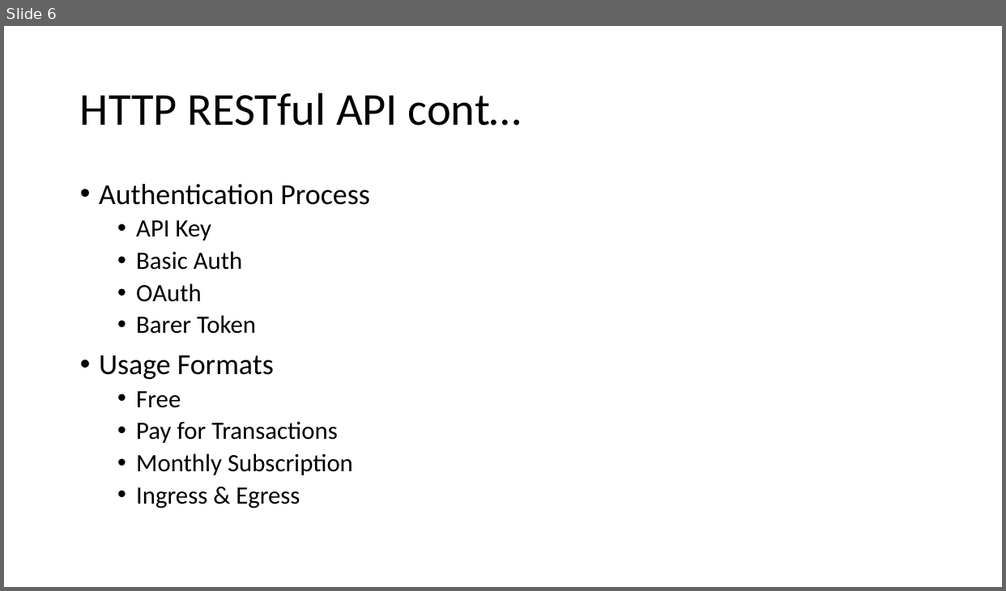
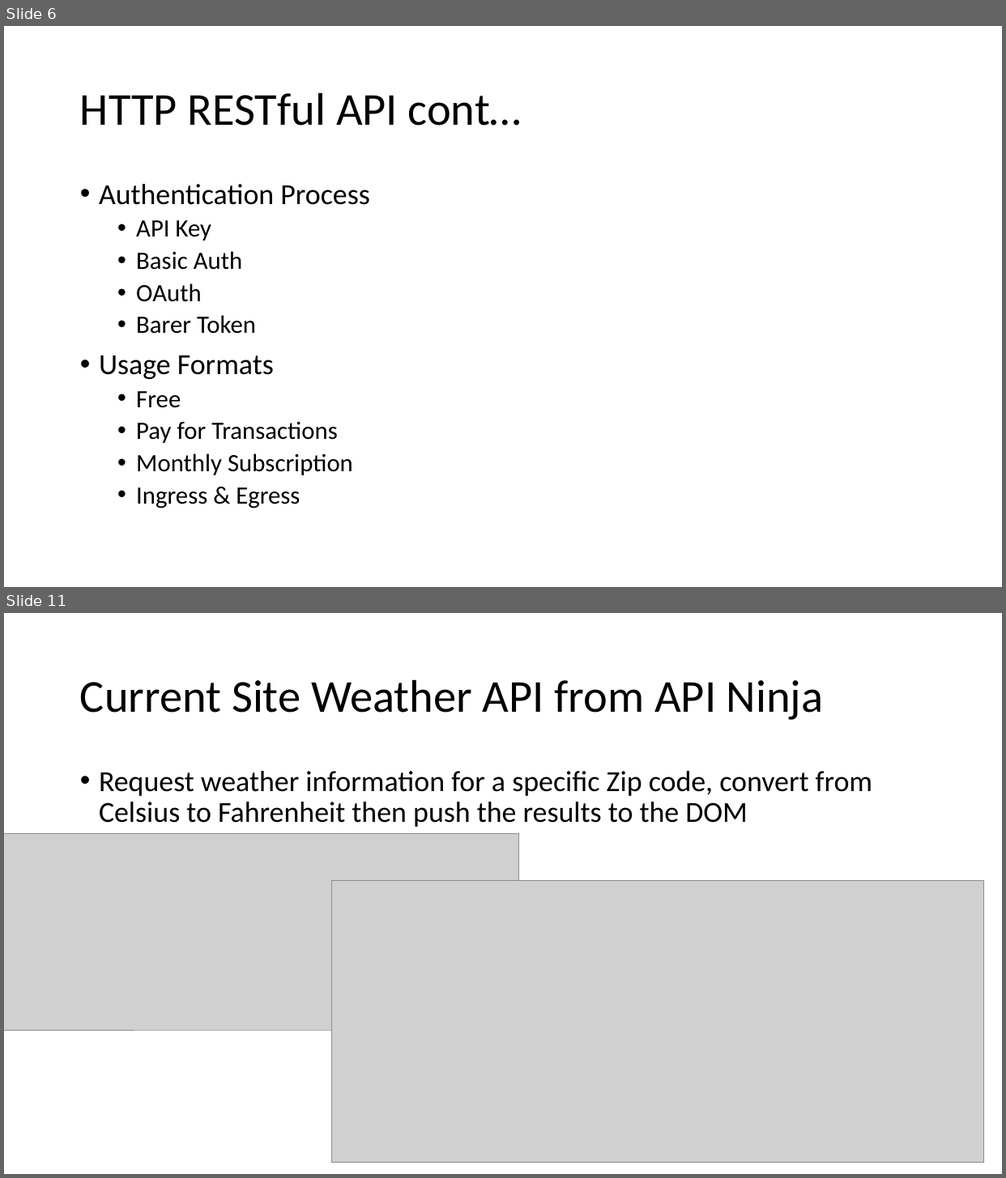
Before and after one commit to archserver/wdd230, a slide deck: api/Documents/API’s.pptx. Shown one above the other, each under a label of ours: slide 6 before the commit, slides 6 and 11 after it; the slides between them are not shown. The pictures are 1006x591 and 1006x1178 pixels, drawn with LibreOffice and Linux fonts; fonts in the diff are those of the drawing; grey boxes stand for pictures. Boxes give left, top, right and bottom in pixels: in the first picture for what was removed or moved away, otherwise in the second. Text is boxed around its words. In the diff, an @@ line names an element or a change of style, - is before the commit and + after.

```diff
--- a/api/Documents/API’s.pptx
+++ b/api/Documents/API’s.pptx
@@ slide 11 added at <box>4,613,1002,1174</box>, background #FFFFFF @@
@@ title added at <box>80,679,824,720</box>, 44 pt, text #000000 @@
+Current Site Weather API from API Ninja
@@ text added at <box>99,771,872,827</box>, 28 pt, text #000000 @@
+• Request weather information for a specific Zip code, convert from Celsius to Fahrenheit then push the results to the DOM
@@ picture added at <box>4,834,519,1031</box> @@
@@ picture added at <box>332,880,984,1162</box> @@
```
Also in this commit, not shown: 1 slide changed, 6 other slides added, 14 other files.
